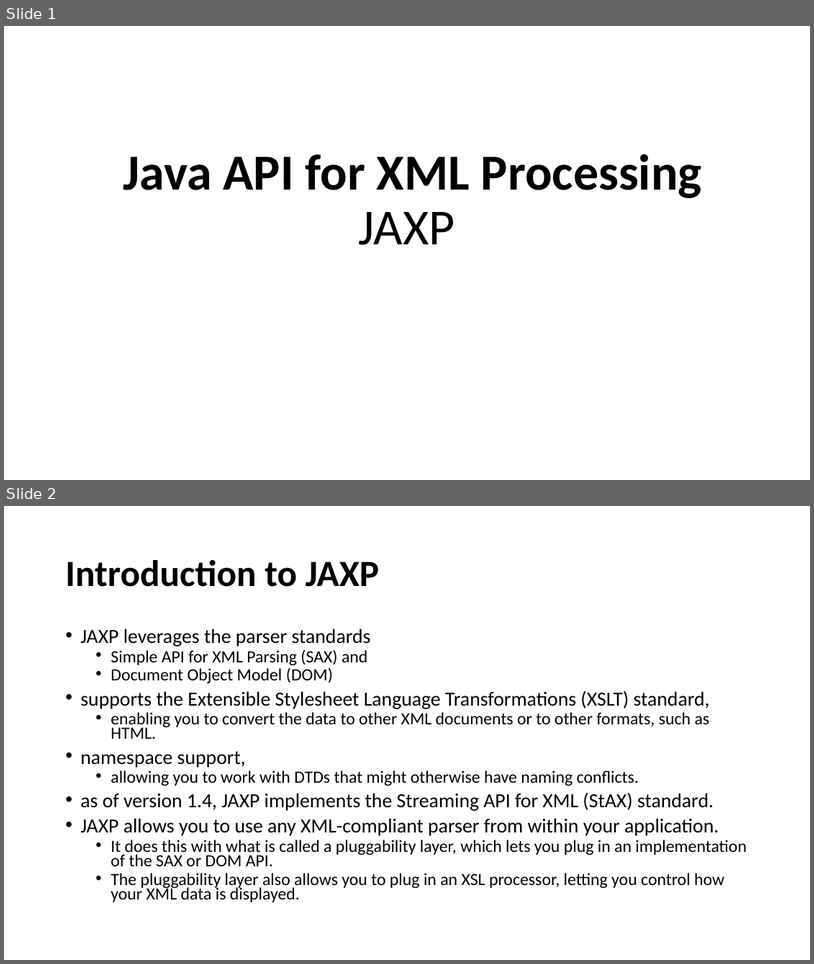
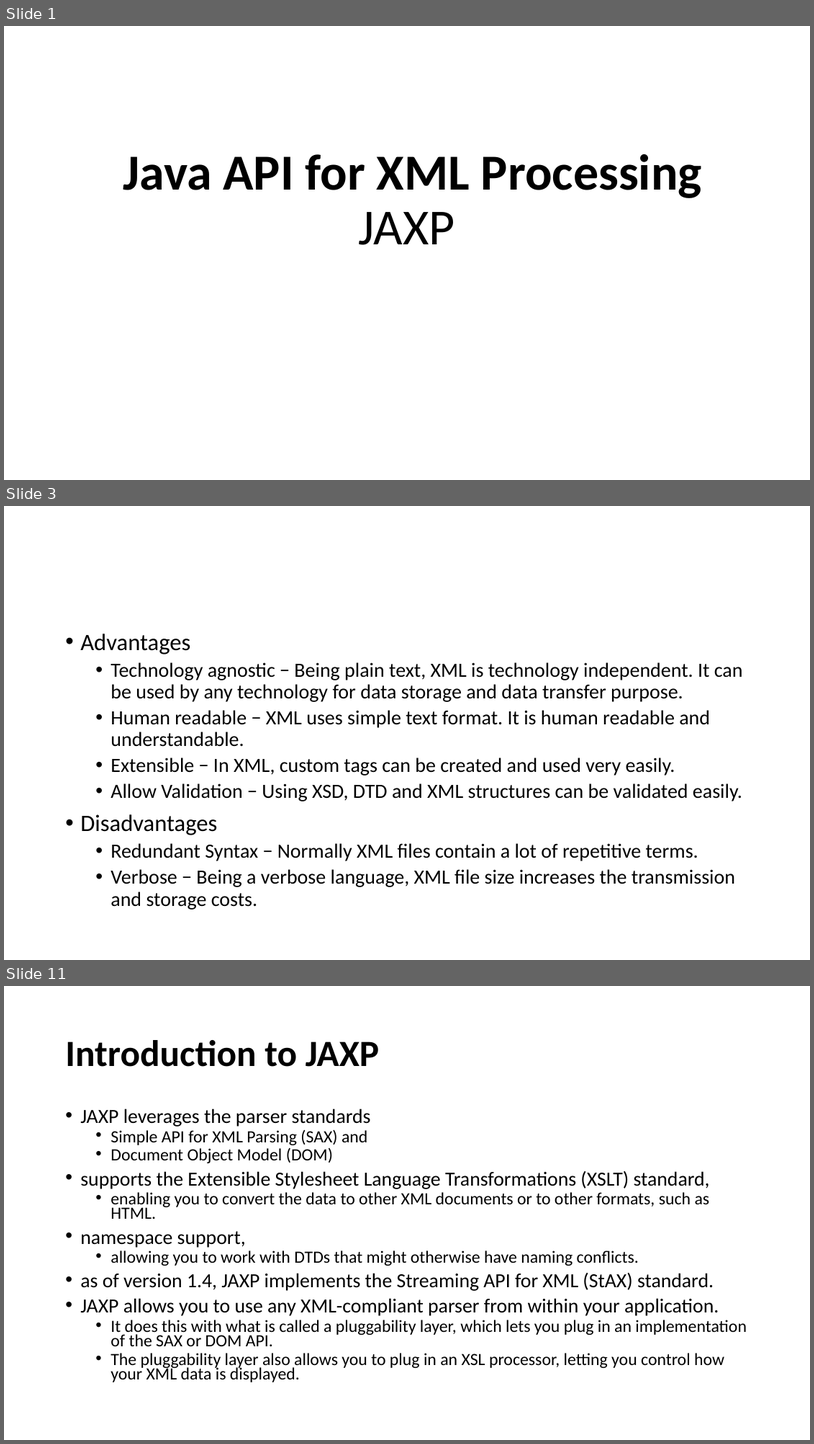
Before and after one commit to lawren43/mytest-repo, a slide deck: java-xml-tutorial/doc/20190608-JAXP-v2.pptx. Shown one above the other, each under a label of ours: slides 1 and 2 before the commit, slides 1, 3 and 11 after it; the slides between them are not shown. The pictures are 814x964 and 814x1444 pixels, drawn with LibreOffice and Linux fonts; fonts in the diff are those of the drawing. Boxes give left, top, right and bottom in pixels: in the first picture for what was removed or moved away, otherwise in the second. Text is boxed around its words. In the diff, an @@ line names an element or a change of style, - is before the commit and + after.

```diff
--- a/java-xml-tutorial/doc/20190608-JAXP-v2.pptx
+++ b/java-xml-tutorial/doc/20190608-JAXP-v2.pptx
@@ slide 3 added at bbox=[4, 506, 810, 960], background #FFFFFF @@
@@ text added at bbox=[80, 633, 743, 909], 24 pt, text #000000 @@
+• Advantages
+  • Technology agnostic − Being plain text, XML is technology independent. It can be used by any technology for data storage and data transfer purpose.
+  • Human readable − XML uses simple text format. It is human readable and understandable.
+  • Extensible − In XML, custom tags can be created and used very easily.
+  • Allow Validation − Using XSD, DTD and XML structures can be validated easily.
+• Disadvantages
+  • Redundant Syntax − Normally XML files contain a lot of repetitive terms.
+  • Verbose − Being a verbose language, XML file size increases the transmission and storage costs.
@@ what was slide 2 is now slide 11 @@
```
Also in this commit, not shown: 1 slide changed, 8 other slides added, 3 other files.
